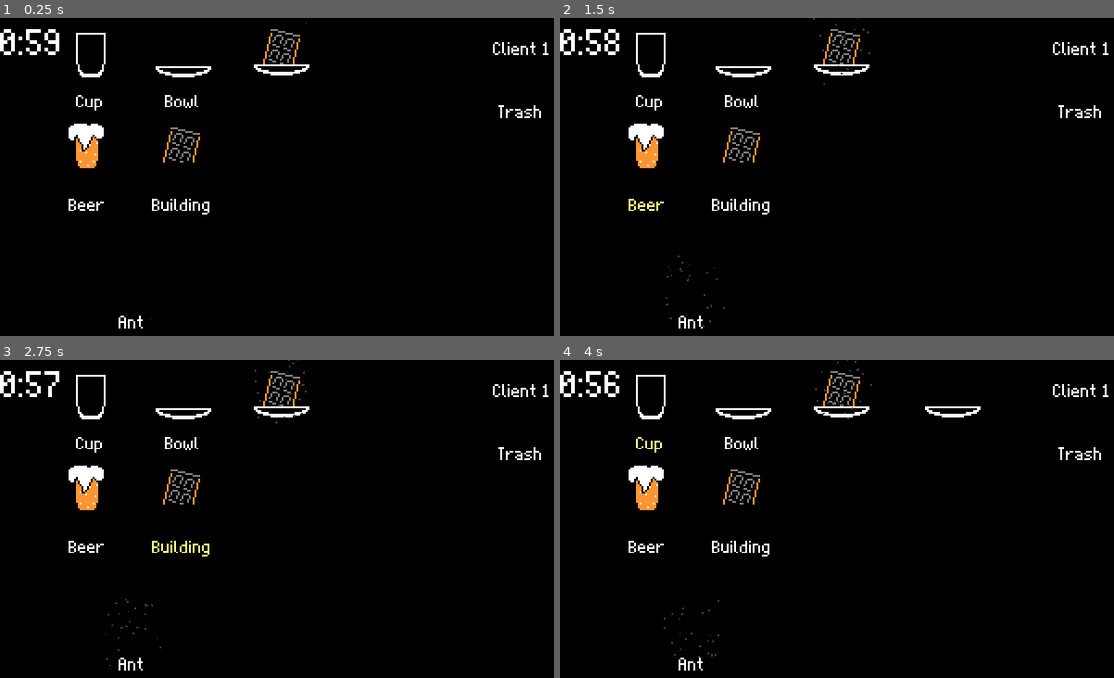
Above: before the commit, frames 1-4 (two rows, left to right).
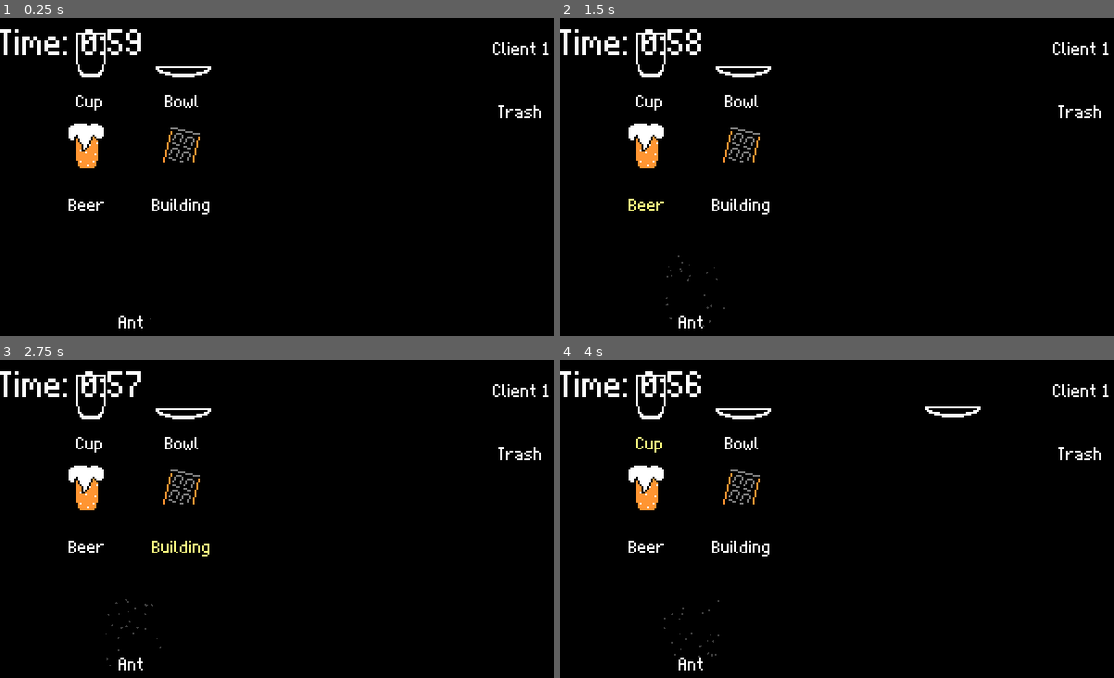
Above: after the commit, the same moments.

Repository: Banalian/BitBiscuit-GMTK2024
Game: Godot game, scene res://Scenes/Gyms/bana_gym.tscn
Two runs of this game, one before a commit and one after it. Both use one fixed random seed, a clock stepped at 60 frames per second and the inputs below. This scene is started directly instead of the project's main scene.
Inputs:
- Up to frame 1 (0.25 s): no input
- Up to frame 2 (1.5 s): click "Client 1" at 0.5 s; click "Beer" at 1.25 s
- Up to frame 3 (2.75 s): click "Building" at 2 s
- Up to frame 4 (4 s): click "Bowl" at 2.75 s; click "Cup" at 3.5 s

The runs differ from the first frame. In frame 1, 1.2% of the frame differs, in the area x 0-56%, y 1-19%; in frame 2, 1.2%, in the area x 0-57%, y 0-21%; in frame 3, 1.2%; in frame 4, 1.2%.
Error after the commit: Cannot call method 'get_children' on a null value. (res://Scripts/order_manager.gd:43)

Commit message:
feat(game manager): start to add logic for the whole game/round

Diff:
--- a/Scenes/Gyms/bana_gym.tscn
+++ b/Scenes/Gyms/bana_gym.tscn
@@ -10,8 +10,10 @@
 [ext_resource type="Resource" uid="uid://b4d11f5dmdks2" path="res://Resources/Containers/cup.tres" id="7_he073"]
 [ext_resource type="Resource" uid="uid://b2d4ccmmcd2vl" path="res://Resources/Additionals/ant.tres" id="8_lx8mu"]
 [ext_resource type="Script" path="res://Scripts/order_generator.gd" id="10_5gpj7"]
+[ext_resource type="Script" path="res://Scripts/game_manager.gd" id="10_11bek"]
 [ext_resource type="PackedScene" uid="uid://dpskv36p3tjfs" path="res://Scenes/mix_displayer.tscn" id="11_2afnp"]
 [ext_resource type="Script" path="res://Scripts/game_timer.gd" id="12_5d31o"]
+[ext_resource type="Script" path="res://Scripts/order_manager.gd" id="14_fw2fn"]
 
 [node name="Control" type="Control"]
 layout_mode = 3
@@ -62,6 +64,7 @@
 ingredient_res = ExtResource("8_lx8mu")
 
 [node name="GameManager" type="Node" parent="."]
+script = ExtResource("10_11bek")
 
 [node name="GameTimer" type="Node2D" parent="GameManager"]
 script = ExtResource("12_5d31o")
@@ -79,3 +82,9 @@
 
 [node name="MixDisplayer" parent="GameManager/OrderGenerator" instance=ExtResource("11_2afnp")]
 position = Vector2(152, 15)
+
+[node name="OrderManager" type="Node" parent="GameManager"]
+script = ExtResource("14_fw2fn")
+
+[connection signal="timeout" from="GameManager/GameTimer/Timer" to="GameManager" method="_on_round_end"]
+[connection signal="order_completed" from="GameManager/OrderManager" to="GameManager" method="_on_order_completed"]
--- a/Scenes/client_tile.tscn
+++ b/Scenes/client_tile.tscn
@@ -2,7 +2,7 @@
 
 [ext_resource type="Script" path="res://Scripts/client_tile.gd" id="1_wp7yl"]
 
-[node name="ClientTile" type="Button" node_paths=PackedStringArray("holder")]
+[node name="ClientTile" type="Button"]
 offset_left = 213.0
 offset_top = 16.0
 offset_right = 280.0
@@ -10,6 +10,5 @@
 action_mode = 0
 text = "Client 1"
 script = ExtResource("1_wp7yl")
-holder = NodePath("")
 
 [connection signal="pressed" from="." to="." method="_on_client_tile_pressed"]
--- a/Scripts/client_tile.gd
+++ b/Scripts/client_tile.gd
@@ -1,3 +1,4 @@
+class_name ClientTile
 extends Button
 
 signal client_mix_changed(new_client_mix)
--- /dev/null
+++ b/Scripts/game_manager.gd
@@ -0,0 +1,46 @@
+extends Node
+
+@export var game_timer: GameTimer
+@export var order_generator: OrderGenerator
+@export var order_manager: OrderManager
+
+class Round:
+	# Allowed time in second to complete the minimum quota for the round
+	var allowed_time:= 60.0
+	# Minimum amount of order required to complete the Round
+	var order_quota:= 10
+
+var rounds:= []
+
+# Keep track of if the player is doing the round, or is in_between
+var _in_round:= false
+var _completed_order:= 0
+
+
+func _init() -> void:
+	var round1 = Round.new()
+	var round2 = Round.new()
+	round2.order_quota = 15
+	rounds.append(round1)
+	rounds.append(round2)
+
+
+func start_round(round: Round):
+	_in_round = true
+	game_timer.start_timer(round.allowed_time)
+	var mixes = order_generator.generate_mixes()
+	order_manager.setup_order(mixes)
+
+
+func end_round():
+	_in_round = false
+
+
+func _on_order_completed():
+	_completed_order = _completed_order + 1
+	var mixes = order_generator.generate_mixes()
+	order_manager.setup_order(mixes)
+
+
+func _on_round_end():
+	end_round()
--- a/Scripts/game_timer.gd
+++ b/Scripts/game_timer.gd
@@ -5,13 +5,13 @@
 # Called when the node enters the scene tree for the first time.
 func _ready() -> void:
 	start_timer()
-	pass # Replace with function body.
 
 
 # Called every frame. 'delta' is the elapsed time since the previous frame.
 func _process(delta: float) -> void:
-	$Label.text = "%d:%02d" % [floor($Timer.time_left / 60), int($Timer.time_left) % 60]
+	$Label.text = "Time: %d:%02d" % [floor($Timer.time_left / 60), int($Timer.time_left) % 60]
 	pass
+
 
 func start_timer(time:= -1.0):
 	# start timer with base time if none give, else we use the given time
--- a/Scripts/order_generator.gd
+++ b/Scripts/order_generator.gd
@@ -1,9 +1,11 @@
+class_name OrderGenerator
 extends Node
 
 @export var root_node: Node
 @export var mix_displayer: MixDisplayer
 # Chance to need an additonal ingredient from the additional type
 @export var additional_chance:= .75
+@export var second_order_chance:= .5
 
 # Dictionary<IngredientType, Dictionary<MixType, Array<Ingredients>>>
 var _available_ingredients = {
@@ -27,7 +29,25 @@
 func _ready() -> void:
 	process_ingredients()
 	# to test for now
-	mix_displayer.set_mix(generate_random_mix(Constants.MixType.SOLID))
+	#mix_displayer.set_mix(generate_random_mix(Constants.MixType.SOLID))
+
+
+# generate at random either 1 mix, or 2 that uses both types
+func generate_mixes():
+	var mixes:= []
+	var first_type: Constants.MixType
+	var second_type: Constants.MixType
+	if randf() < 0.5:
+		first_type = Constants.MixType.SOLID
+		second_type = Constants.MixType.LIQUID
+	else:
+		first_type = Constants.MixType.LIQUID
+		second_type = Constants.MixType.SOLID
+
+	mixes.append(generate_random_mix(first_type))
+	if randf() < second_order_chance:
+		mixes.append(generate_random_mix(second_type))
+	return mixes
 
 
 func generate_random_mix(type: Constants.MixType):
--- /dev/null
+++ b/Scripts/order_manager.gd
@@ -0,0 +1,45 @@
+class_name OrderManager
+extends Node
+
+signal order_completed
+
+@export var root_node: Node
+
+var _current_order: Array[Mix] = []
+var _client_tiles: Array[ClientTile] = []
+
+func _ready() -> void:
+	_get_all_client_tiles()
+	_connect_client_tile_signal()
+	pass
+
+
+func setup_order(mixes: Array):
+	_current_order = mixes
+	pass
+
+
+func check_orders_state():
+	var order_done:= true
+	for order in _current_order:
+		for client_tile in _client_tiles:
+			var mix: Mix = client_tile.client_mix
+			if not mix or not mix.equals(order):
+				order_done = false
+	if order_done:
+		order_completed.emit()
+
+func _on_mix_changed(mix: Mix):
+	check_orders_state()
+
+
+func _connect_client_tile_signal():
+	for clientTile in _client_tiles:
+		clientTile.connect("client_mix_changed", _on_mix_changed)
+
+
+func _get_all_client_tiles():
+	_client_tiles = []
+	for child in root_node.get_children():
+		if child is ClientTile:
+			_client_tiles.append(child as ClientTile)
Not shown: 1 places in Scenes/Gyms/bana_gym.tscn that only renumber resources
Not shown: 1 places in Scenes/client.tscn that only renumber resources
Not shown: 1 places in Scenes/main.tscn that only renumber resources
